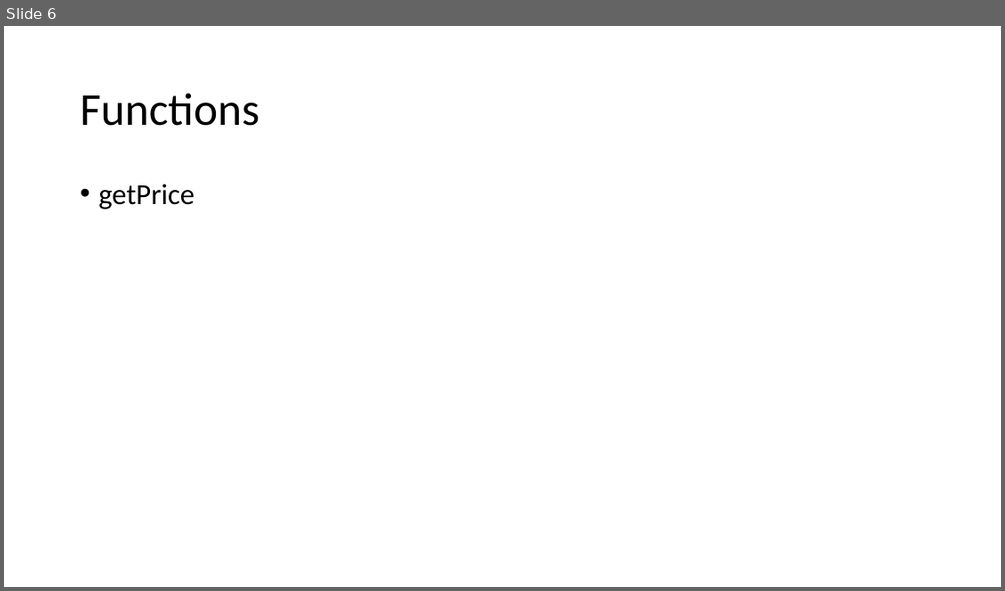
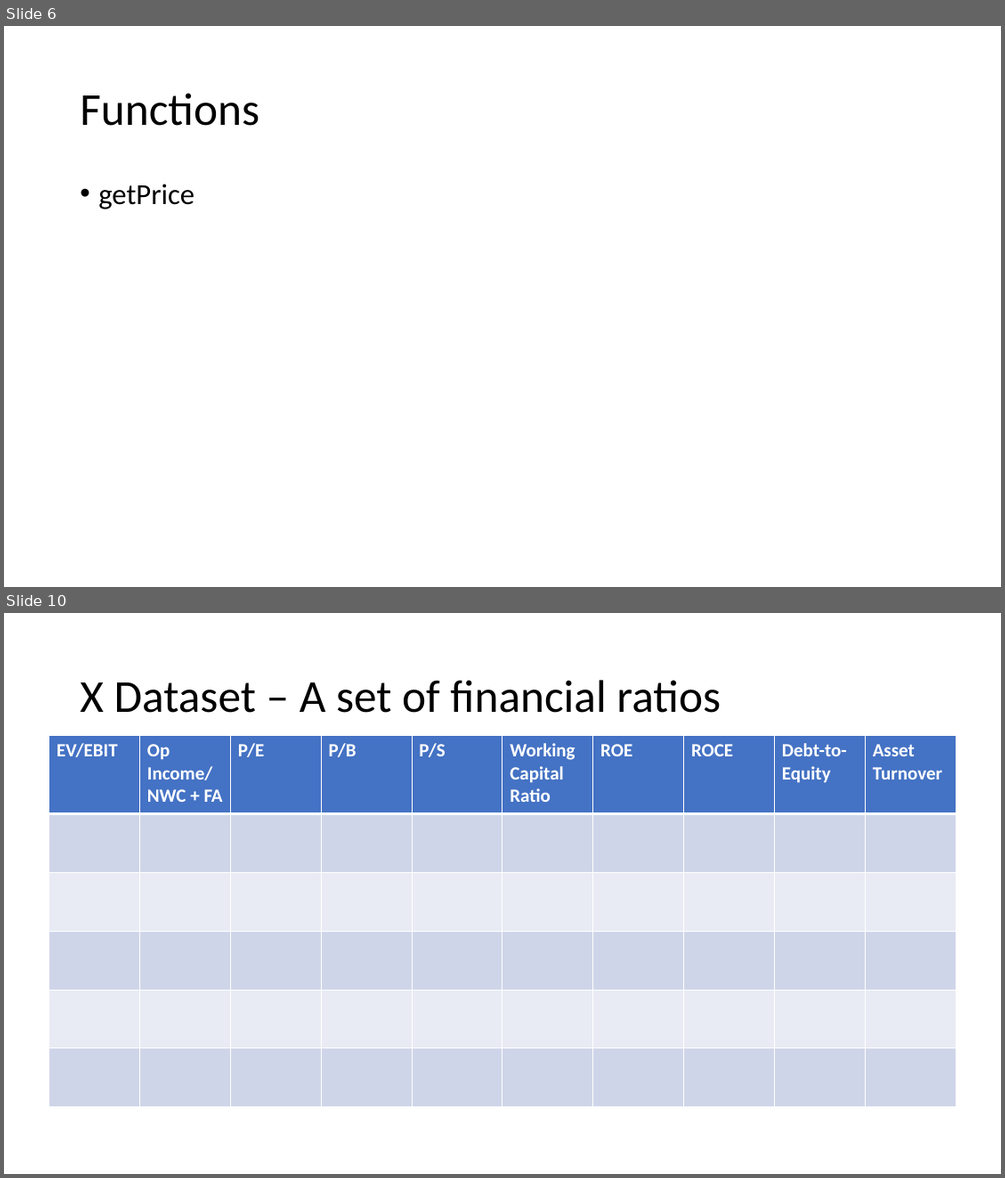
Before and after one commit to ethan-eplee/PortfolioThatBeatsTheMarket, a slide deck: Building a portfolio that beats the market.pptx. Shown one above the other, each under a label of ours: slide 6 before the commit, slides 6 and 10 after it; the slides between them are not shown. The pictures are 1005x591 and 1005x1178 pixels, drawn with LibreOffice and Linux fonts; fonts in the diff are those of the drawing. Boxes give left, top, right and bottom in pixels: in the first picture for what was removed or moved away, otherwise in the second. Text is boxed around its words. In the diff, an @@ line names an element or a change of style, - is before the commit and + after.

```diff
--- a/Building a portfolio that beats the market.pptx
+++ b/Building a portfolio that beats the market.pptx
@@ slide 10 added at (x1=4, y1=613, x2=1001, y2=1174), background #FFFFFF @@
@@ title added at (x1=80, y1=680, x2=720, y2=713), 44 pt, text #000000 @@
+X Dataset – A set of financial ratios
@@ table added at (x1=48, y1=736, x2=954, y2=1107), 6 rows, 10 columns @@
+EV/EBIT | Op Income/ NWC + FA | P/E | P/B | P/S | Working Capital Ratio | ROE | ROCE | Debt-to-Equity | Asset Turnover
+ |  |  |  |  |  |  |  |  | 
+ |  |  |  |  |  |  |  |  | 
+ |  |  |  |  |  |  |  |  | 
+ |  |  |  |  |  |  |  |  | 
+ |  |  |  |  |  |  |  |  | 
```
Also in this commit, not shown: 2 slides changed, 6 other slides added, 16 other files.
